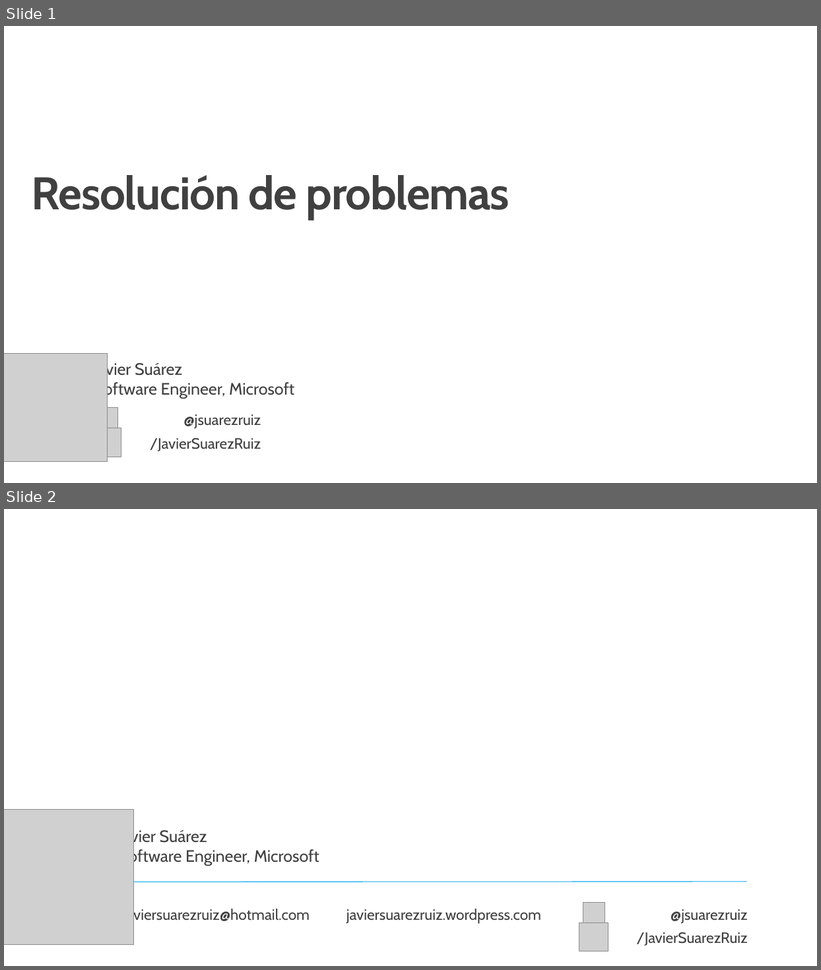
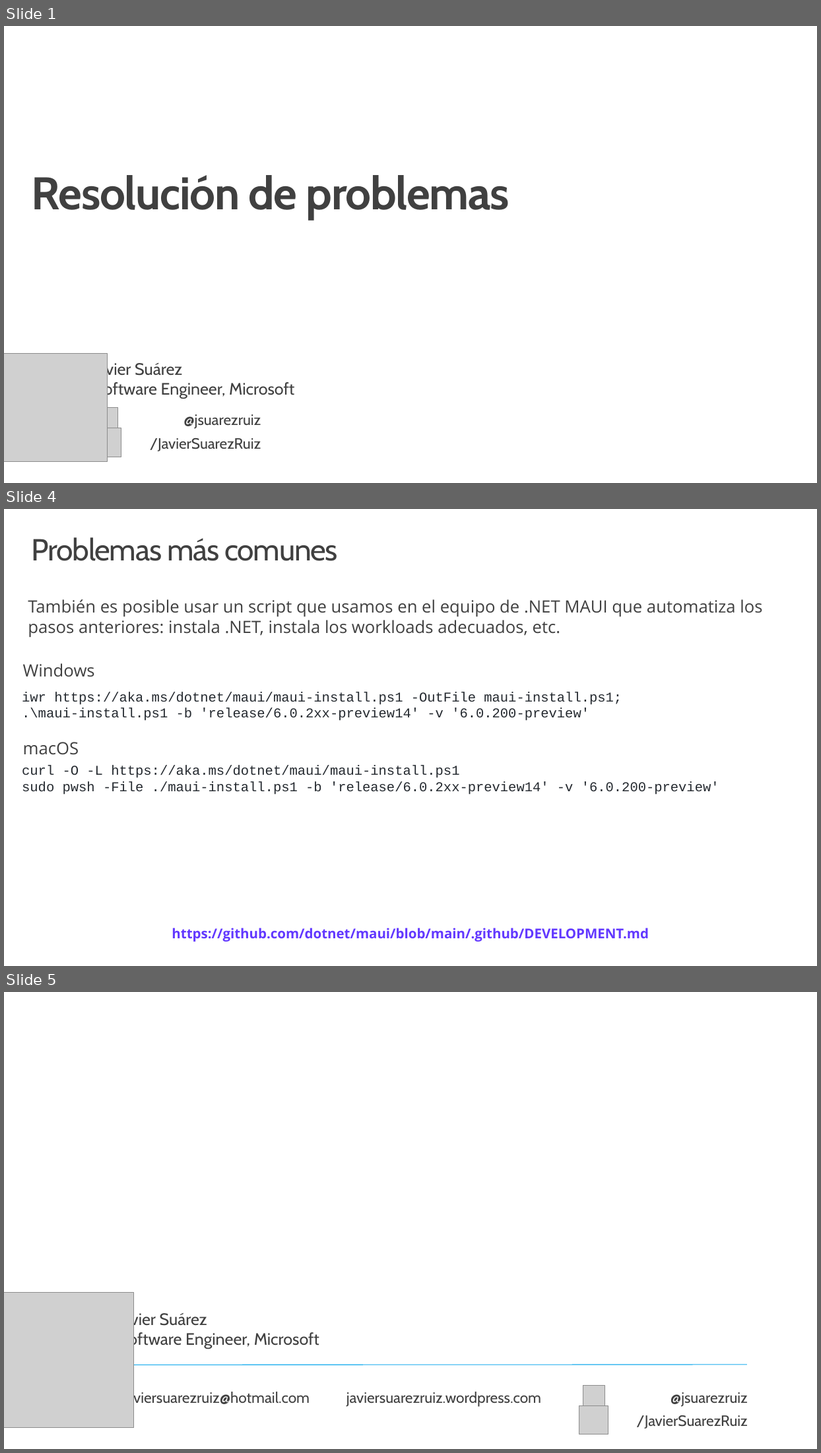
Before and after one commit to jsuarezruiz/taller-dotnet-maui, a slide deck: Bloque 2 - Instalación/Taller6 - Resolución de problemas.pptx. Shown one above the other, each under a label of ours: slides 1 and 2 before the commit, slides 1, 4 and 5 after it; the slides between them are not shown. The pictures are 821x970 and 821x1453 pixels, drawn with LibreOffice and Linux fonts; fonts in the diff are those of the drawing; grey boxes stand for pictures; background and template pictures are left out. Boxes give left, top, right and bottom in pixels: in the first picture for what was removed or moved away, otherwise in the second. Text is boxed around its words. In the diff, an @@ line names an element or a change of style, - is before the commit and + after.

```diff
--- a/Bloque 2 - Instalación/Taller6 - Resolución de problemas.pptx
+++ b/Bloque 2 - Instalación/Taller6 - Resolución de problemas.pptx
@@ slide 4 added at [4, 509, 817, 966], background #FFFFFF @@
@@ title added at [32, 537, 338, 561], 36 pt, text #404040 @@
+Problemas más comunes
@@ text added at [28, 599, 762, 637], 20 pt, text #404040 @@
+También es posible usar un script que usamos en el equipo de .NET MAUI que automatiza los pasos anteriores: instala .NET, instala los workloads adecuados, etc.
@@ text added at [23, 663, 95, 677], 20 pt, text #404040 @@
+Windows
@@ text added at [22, 692, 622, 721], 16 pt, text #24292F @@
+iwr https://aka.ms/dotnet/maui/maui-install.ps1 -OutFile maui-install.ps1;
+.\maui-install.ps1 -b 'release/6.0.2xx-preview14' -v '6.0.200-preview'
@@ text added at [23, 742, 79, 755], 20 pt, text #404040 @@
+macOS
@@ text added at [22, 766, 719, 795], 16 pt, text #24292F @@
+curl -O -L https://aka.ms/dotnet/maui/maui-install.ps1
+sudo pwsh -File ./maui-install.ps1 -b 'release/6.0.2xx-preview14' -v '6.0.200-preview'
@@ text added at [172, 928, 649, 942], 16 pt, text #6238FF, bold @@
+https://github.com/dotnet/maui/blob/main/.github/DEVELOPMENT.md
@@ what was slide 2 is now slide 5 @@
```
Also in this commit, not shown: 2 other slides added, 1 other file.
